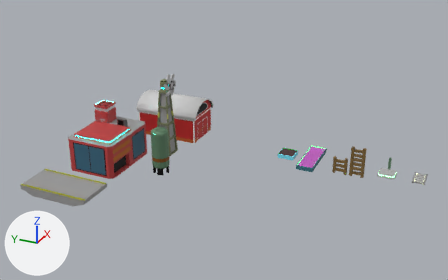
One commit to the Blender file DevelopmentMaterials/Models/level_1_objects.blend: the scene before it, then after it.
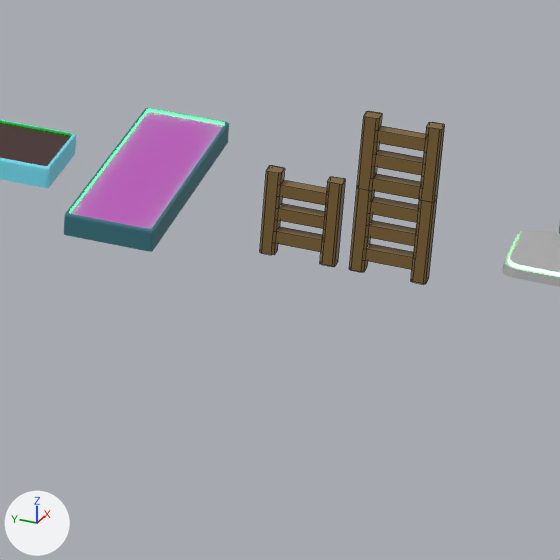
Old and new are each drawn whole from a 50 mm lens placed at (-55.43, -22.91, 33.23), pointed at (0.45, 2.24, 5.29) and again close up on the part from 63% to 87% of the width and 45% to 82% of the height. The axes (+X, +Y, +Z) are drawn at lower left. The lights are the same throughout. The close-ups show mesh edges as thin lines.

In view in the first close-up: 'farmPlot_1x1', 'farmPlot_1x3', 'long_ladder', 'short_ladder', 'storagePallet'.
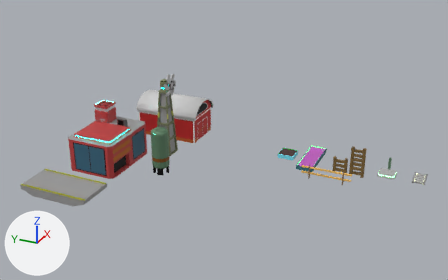
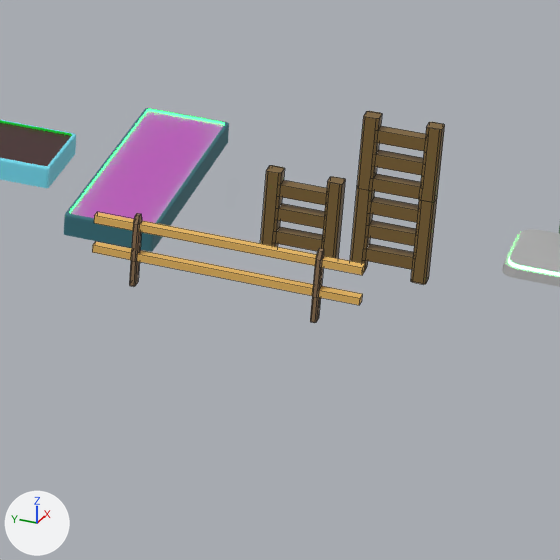
Location of each change, [x1, y1, x2, y2] in pixels of the close-ups (560 x 560 px):
'fence', added: after [92, 212, 365, 323]

Patch to the scene script:
```diff
--- a/DevelopmentMaterials/Models/level_1_objects.blend.py
+++ b/DevelopmentMaterials/Models/level_1_objects.blend.py
@@ me_cube_010 @@
+me_cube_010.from_pydata(...)  # 104 vertices, 100 faces; spans x -0.14..0.14, y -2.85..2.85, z 0.0..1.61
+me_cube_010.materials.append(mat_imphenziapixpal)
@@ ob_fence @@
+ob_fence = bpy.data.objects.new('fence', me_cube_010)
+ob_fence.location = (5.48, -8.0, 0.0)
```
